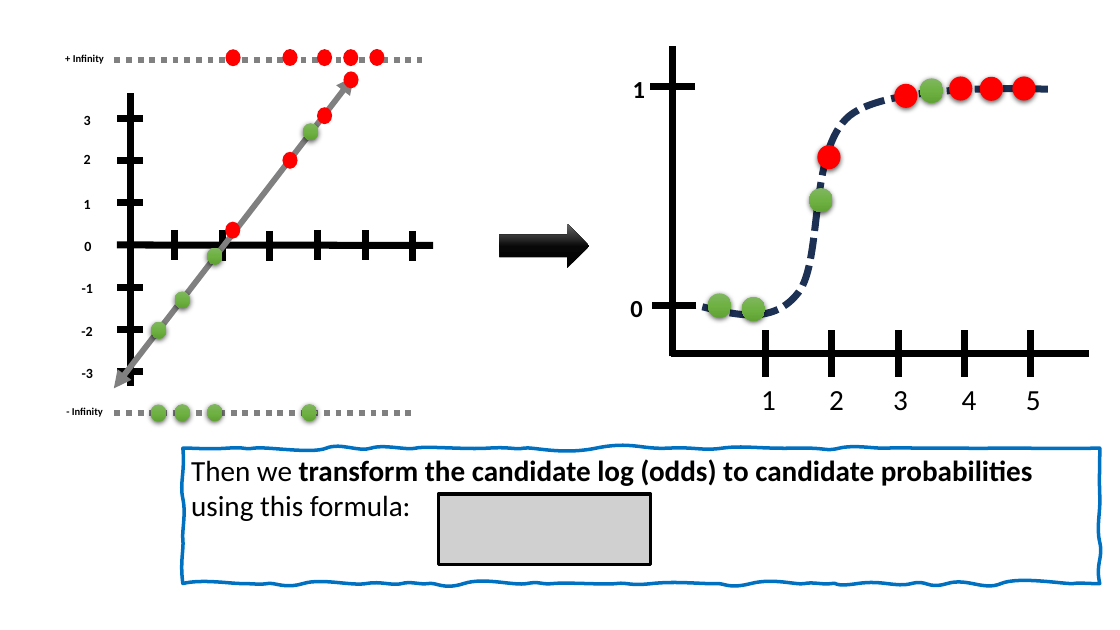
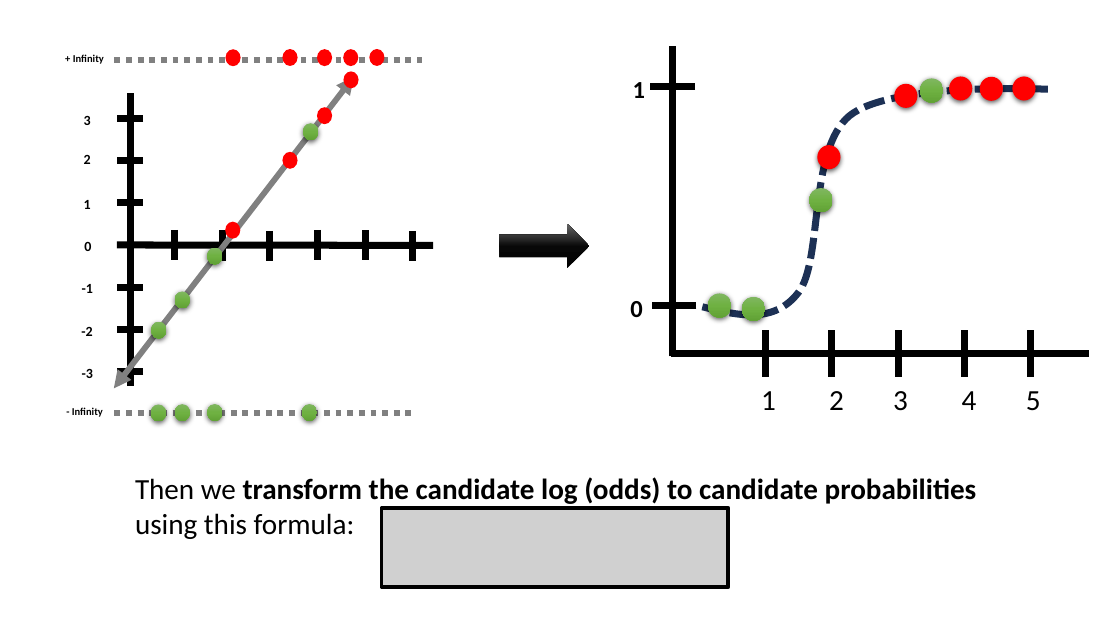
Before and after one commit to robitussin/CCMACLRL, a slide deck: slide 31 of 5 - Logistic Regression/Logistic Regression (Math).pptx (slide 17 before the commit). Drawn at 1120x630 pixels with LibreOffice and Linux fonts; fonts in the diff are those of the drawing; grey boxes stand for pictures; background and template pictures are left out. Boxes give left, top, right and bottom in pixels: in the first picture for what was removed or moved away, otherwise in the second. Text is boxed around its words. In the diff, an @@ line names an element or a change of style, - is before the commit and + after.

```diff
--- a/5 - Logistic Regression/Logistic Regression (Math).pptx
+++ b/5 - Logistic Regression/Logistic Regression (Math).pptx
@@ freeform shape removed at (183, 449, 1101, 584) @@
-Then we transform the candidate log (odds) to candidate probabilities using this formula:
@@ free added at (127, 466, 1044, 602), 25 pt, text #000000, bold @@
+Then we transform the candidate log (odds) to candidate probabilities using this formula:
@@ picture: place and size @@
-picture at (439, 494, 651, 565)
+picture at (381, 508, 728, 588)
```
Also in this commit, not shown: 27 other slides changed, 18 slides added.
